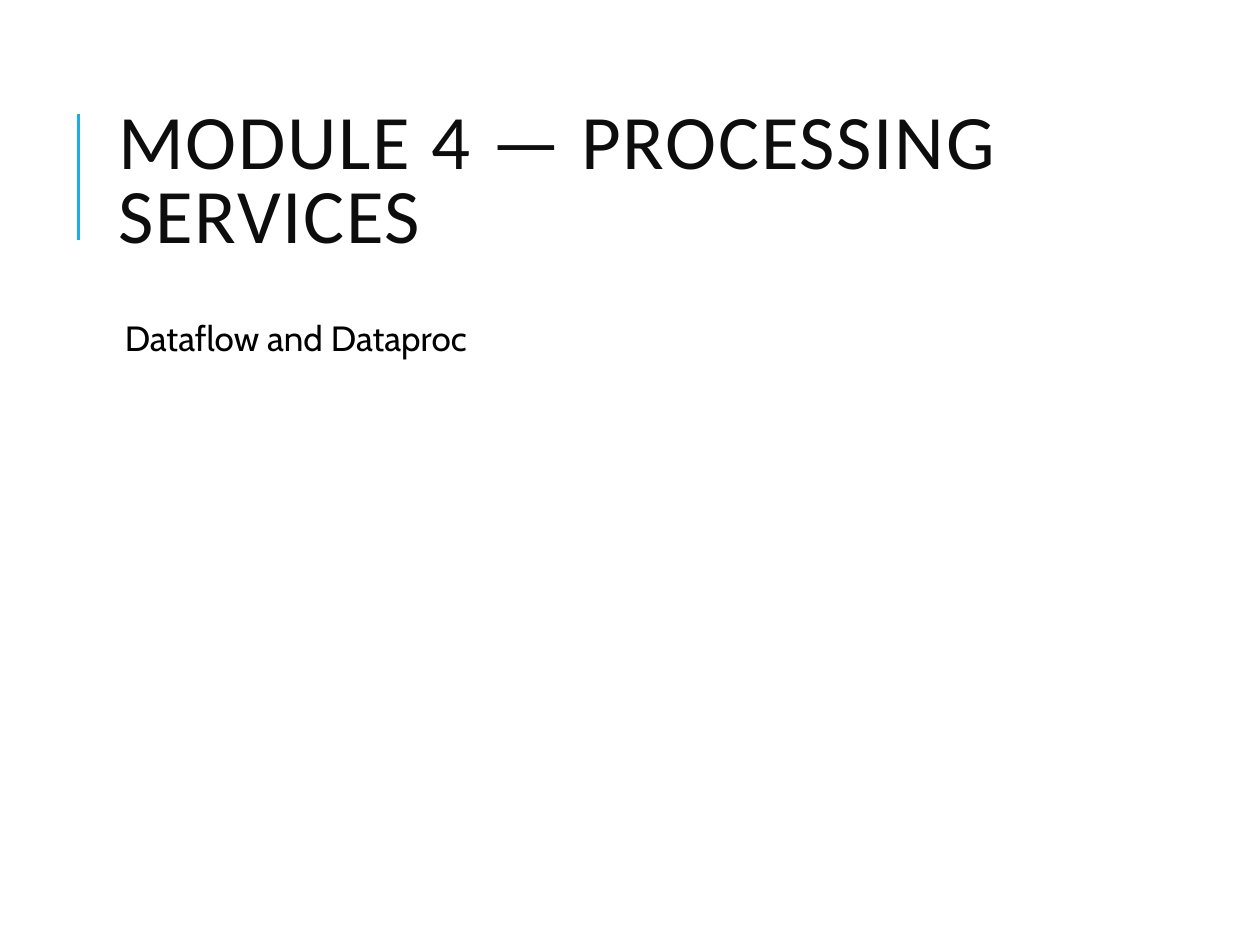
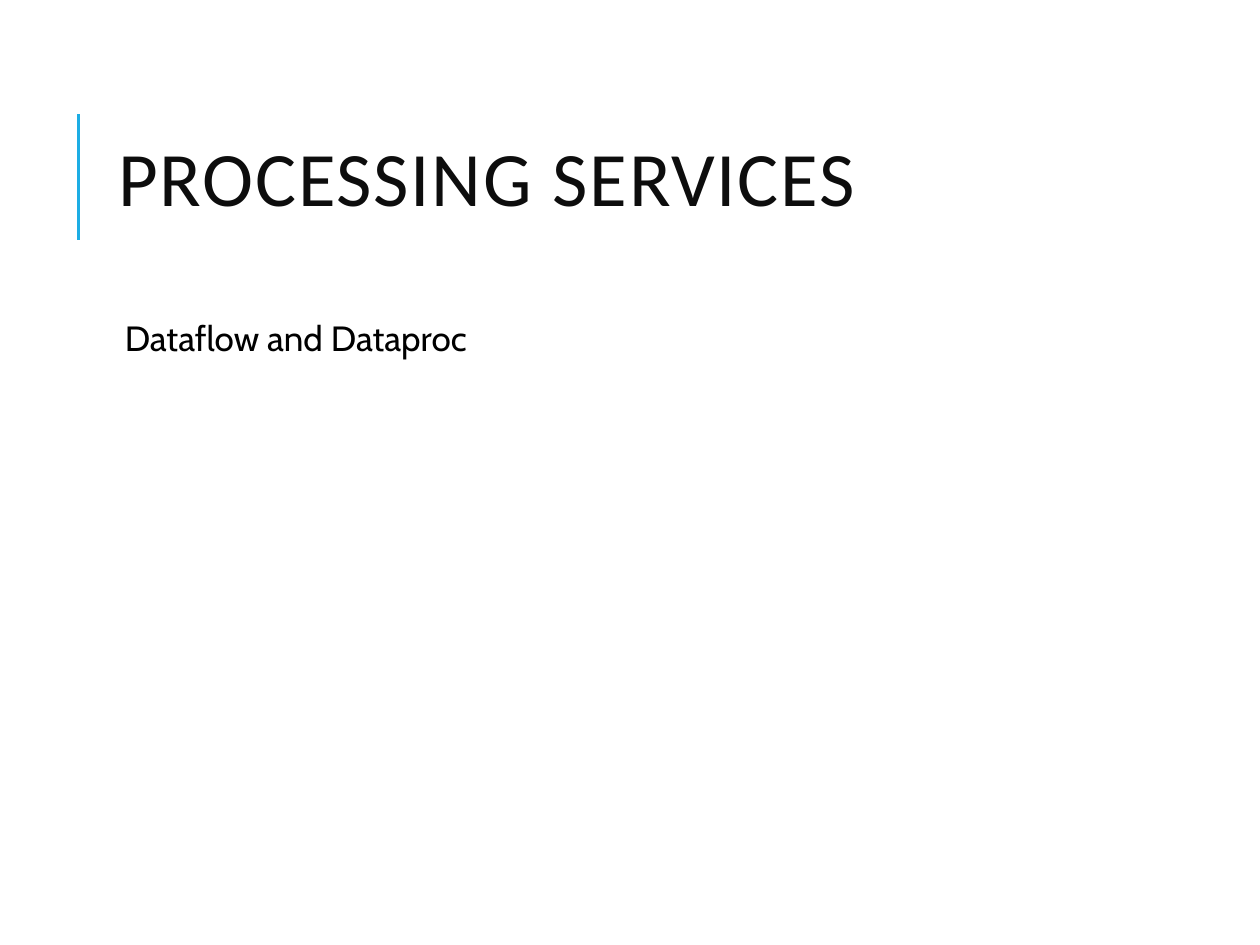
Before and after one commit to vikash-verma-profile/DE-Sig-March-2026, a slide deck: slide 9 of Week-2/Day-3/GCP_Modules_3_7_Data_Engineering.pptx. Drawn at 1260x945 pixels with LibreOffice and Linux fonts; fonts in the diff are those of the drawing. Boxes give left, top, right and bottom in pixels: in the first picture for what was removed or moved away, otherwise in the second. Text is boxed around its words. In the diff, an @@ line names an element or a change of style, - is before the commit and + after.

```diff
--- a/Week-2/Day-3/GCP_Modules_3_7_Data_Engineering.pptx
+++ b/Week-2/Day-3/GCP_Modules_3_7_Data_Engineering.pptx
@@ title at (118,156,855,207): text changed @@
-MODULE 4 — PROCESSING SERVICES
+PROCESSING SERVICES
```
Also in this commit, not shown: 3 other slides changed, 17 other files.
